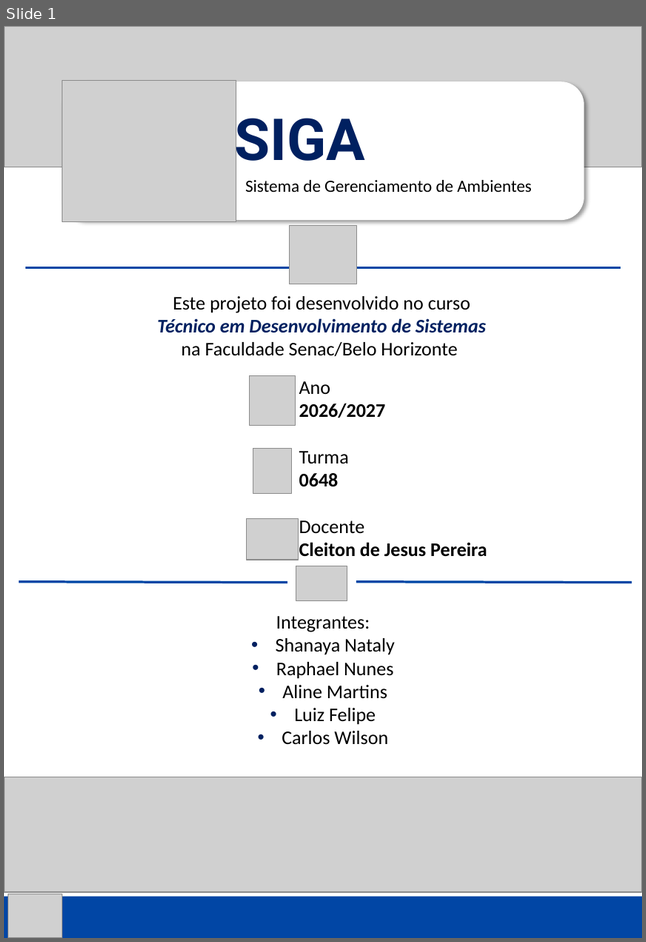
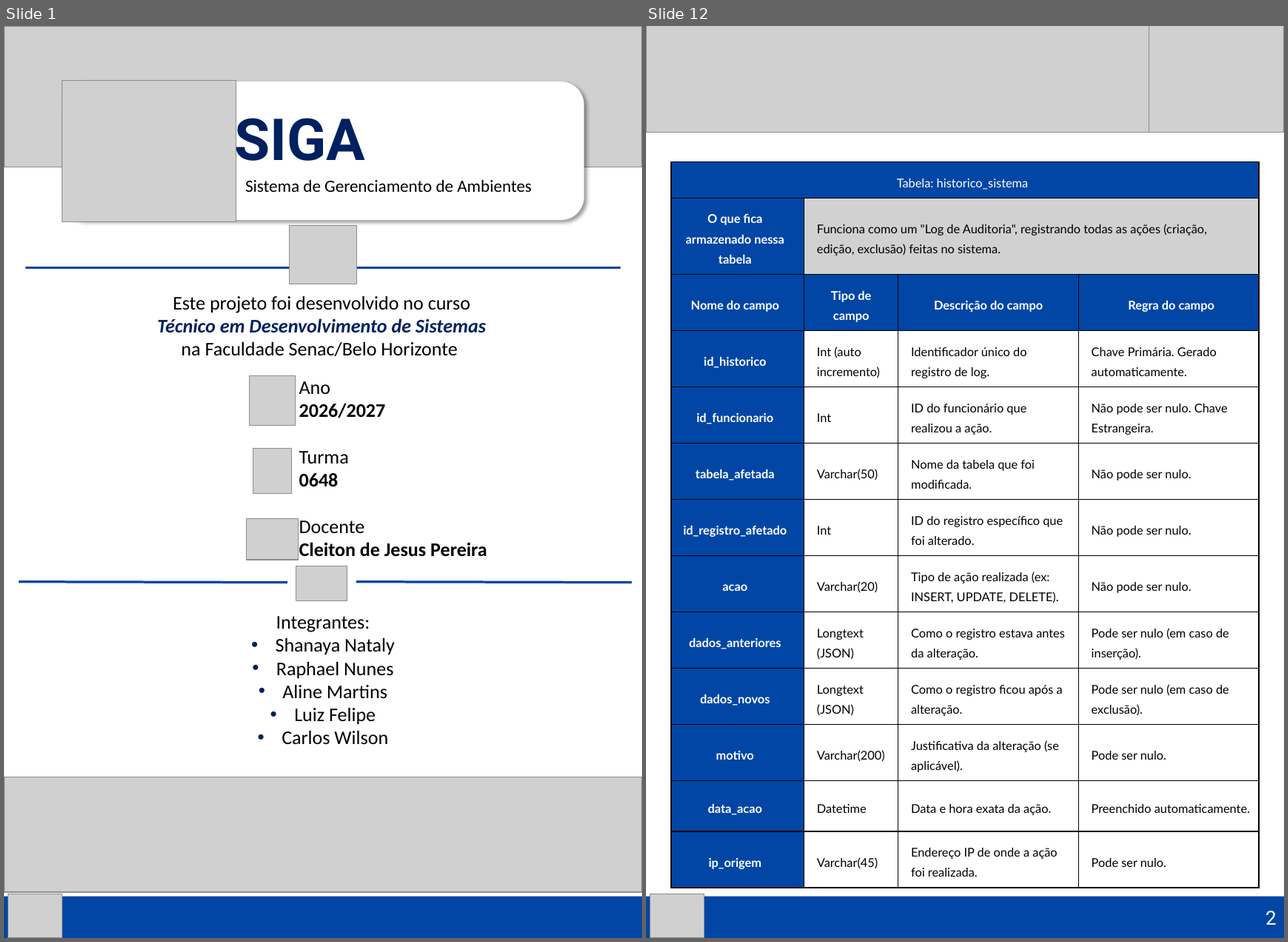
Before and after one commit to MariposaDaProgramacao/Projeto-Integrador, a slide deck: DOCUMENTACAO/Sistema de Gerenciamento de Ambientes - Documentação.pptx. Shown side by side, each under a label of ours: slide 1 before the commit, slides 1 and 12 after it; the slides between them are not shown. The pictures are 646x942 and 1288x942 pixels, drawn with LibreOffice and Linux fonts; fonts in the diff are those of the drawing; grey boxes stand for pictures. Boxes give left, top, right and bottom in pixels: in the first picture for what was removed or moved away, otherwise in the second. Text is boxed around its words. In the diff, an @@ line names an element or a change of style, - is before the commit and + after.

```diff
--- a/DOCUMENTACAO/Sistema de Gerenciamento de Ambientes - Documentação.pptx
+++ b/DOCUMENTACAO/Sistema de Gerenciamento de Ambientes - Documentação.pptx
@@ slide 12 added at box(646, 26, 1284, 938), background #FFFFFF @@
@@ picture added at box(646, 26, 1284, 133) @@
@@ picture added at box(1149, 26, 1284, 133) @@
@@ table added at box(671, 161, 1259, 879), 13 rows, 4 columns @@
+Tabela: historico_sistema |  |  | 
+O que fica armazenado nessa tabela | Funciona como um "Log de Auditoria", registrando todas as ações (criação, edição, exclusão) feitas no sistema. |  | 
+Nome do campo | Tipo de campo | Descrição do campo | Regra do campo
+id_historico | Int (auto incremento) | Identificador único do registro de log. | Chave Primária. Gerado automaticamente.
+id_funcionario | Int | ID do funcionário que realizou a ação. | Não pode ser nulo. Chave Estrangeira.
+tabela_afetada | Varchar(50) | Nome da tabela que foi modificada. | Não pode ser nulo.
+id_registro_afetado | Int | ID do registro específico que foi alterado. | Não pode ser nulo.
+acao | Varchar(20) | Tipo de ação realizada (ex: INSERT, UPDATE, DELETE). | Não pode ser nulo.
+dados_anteriores | Longtext (JSON) | Como o registro estava antes da alteração. | Pode ser nulo (em caso de inserção).
+dados_novos | Longtext (JSON) | Como o registro ficou após a alteração. | Pode ser nulo (em caso de exclusão).
+motivo | Varchar(200) | Justificativa da alteração (se aplicável). | Pode ser nulo.
+data_acao | Datetime | Data e hora exata da ação. | Preenchido automaticamente.
+ip_origem | Varchar(45) | Endereço IP de onde a ação foi realizada. | Pode ser nulo.
@@ rectangle added at box(646, 896, 1284, 937), fill #0146A5, 18 pt, text #FFFFFF @@
+2
@@ picture added at box(650, 893, 704, 937) @@
```
Also in this commit, not shown: 2 slides changed, 14 other slides added, 3 slides removed, 2 other files.
